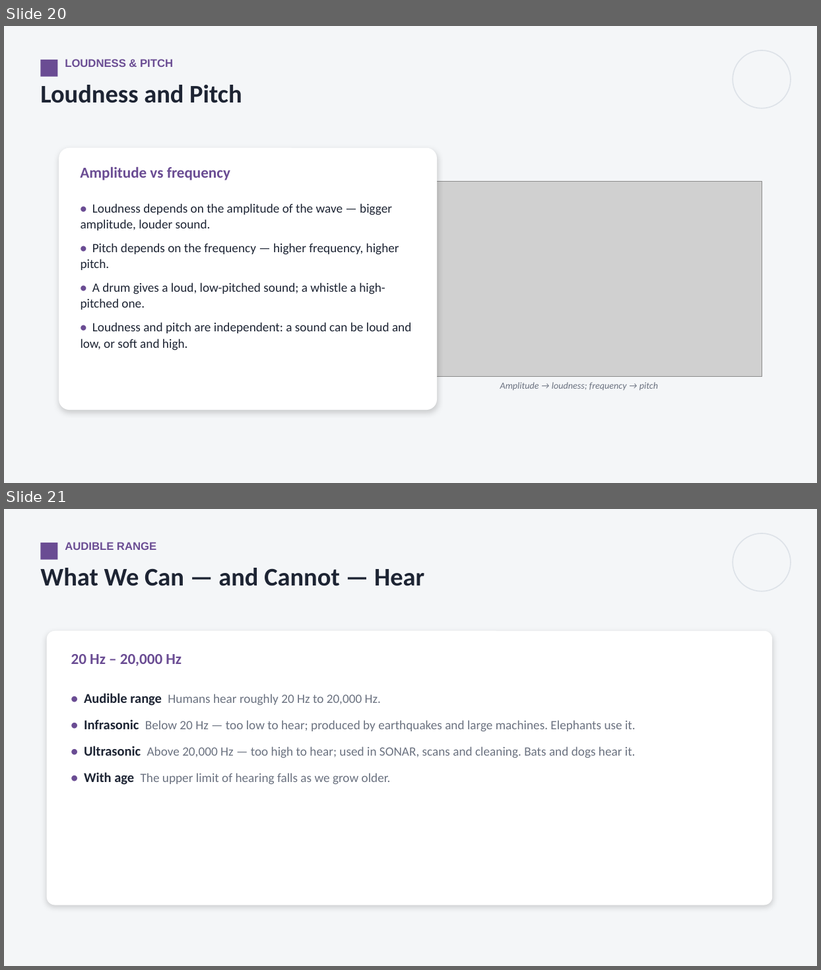
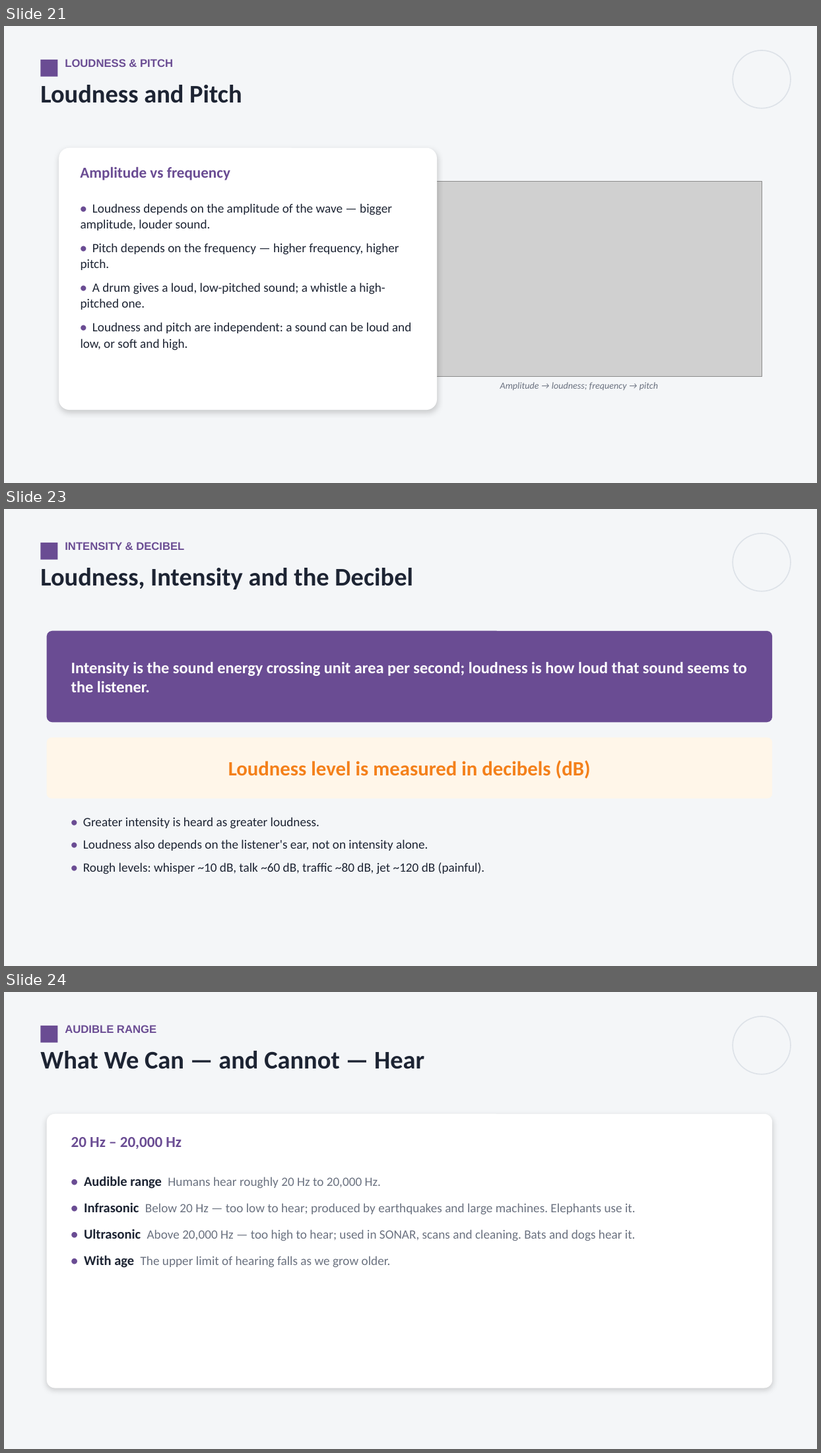
Before and after one commit to parmeshwars2911/MyFirstAR, a slide deck: ppt/Grade10/G10_S63_Sound_2.pptx. Shown one above the other, each under a label of ours: slides 20 and 21 before the commit, slides 21, 23 and 24 after it; the slides between them are not shown. The pictures are 821x970 and 821x1453 pixels, drawn with LibreOffice and Linux fonts; fonts in the diff are those of the drawing; grey boxes stand for pictures. Boxes give left, top, right and bottom in pixels: in the first picture for what was removed or moved away, otherwise in the second. Text is boxed around its words. In the diff, an @@ line names an element or a change of style, - is before the commit and + after.

```diff
--- a/ppt/Grade10/G10_S63_Sound_2.pptx
+++ b/ppt/Grade10/G10_S63_Sound_2.pptx
@@ slide 23 added at (4,509,817,966), background #F4F6F8 @@
@@ rectangle added at (40,543,57,560), fill #6A4C93 @@
@@ text added at (65,542,184,550), 13 pt, text #6A4C93, bold @@
+INTENSITY & DECIBEL
@@ ellipse added at (733,533,791,591), outline #DDE2E8 1.25 pt @@
@@ text added at (40,568,413,590), 30 pt, text #1D2433, bold @@
+Loudness, Intensity and the Decibel
@@ rounded rectangle added at (47,631,773,722), fill #6A4C93 @@
@@ text added at (71,662,747,692), 19 pt, text #FFFFFF, bold @@
+Intensity is the sound energy crossing unit area per second; loudness is how loud that sound seems to the listener.
@@ rounded rectangle added at (47,738,773,799), fill #FFF6E9 @@
@@ text added at (228,760,591,779), 24 pt, text #F4801A, bold @@
+Loudness level is measured in decibels (dB)
@@ text added at (83,817,485,875), 15 pt, text #1D2433 @@
+• Greater intensity is heard as greater loudness.
+• Loudness also depends on the listener's ear, not on intensity alone.
+• Rough levels: whisper ~10 dB, talk ~60 dB, traffic ~80 dB, jet ~120 dB (painful).
@@ what was slide 20 is now slide 21 @@
@@ what was slide 21 is now slide 24 @@
```
Also in this commit, not shown: 5 other slides added, 2 other files.
